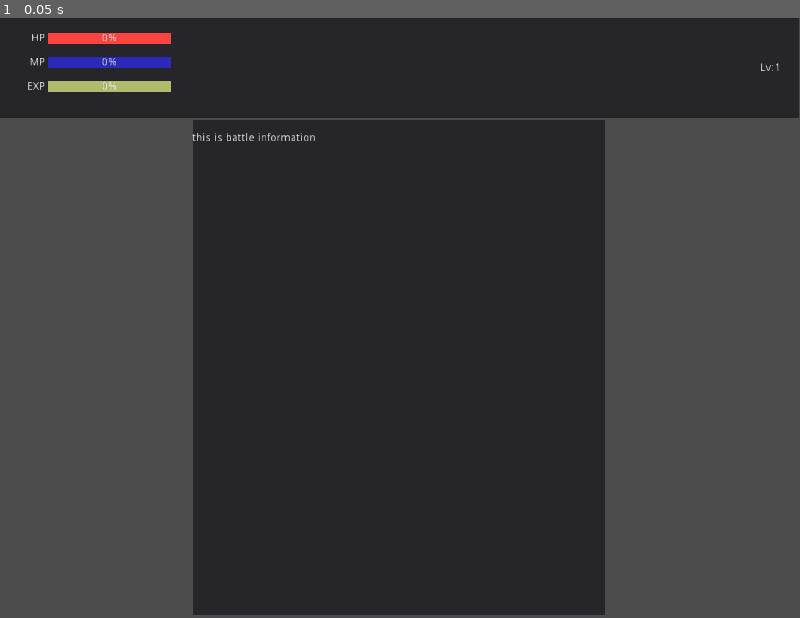
Above: before the commit, frame 1.
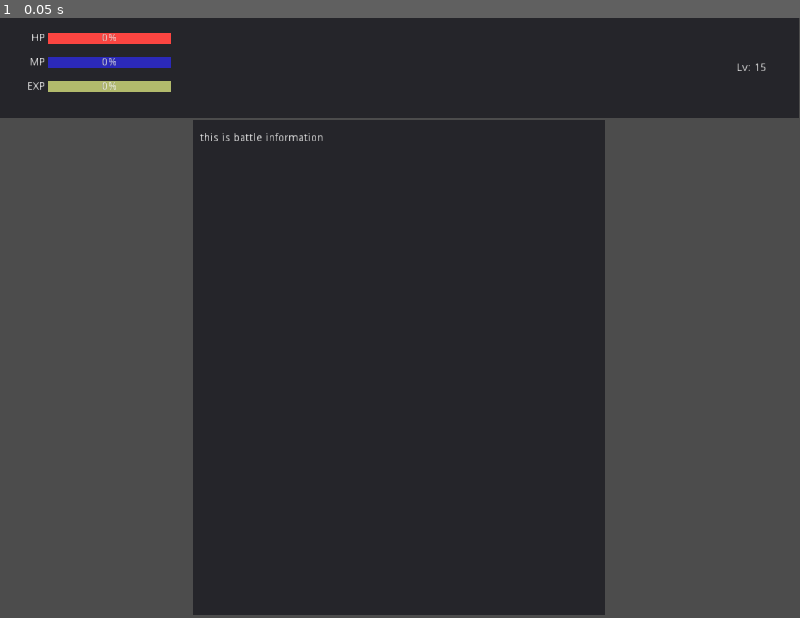
Above: after the commit, the same moment.

Repository: Eldanichu/projects
Game: Godot game, scene res://game.tscn
The game is run twice, just before and just after one commit, with the same random seed, the same clock (stepped at 60 frames per second) and the same inputs.
Inputs:
- Up to frame 1 (0.05 s): no input

The runs differ from the first frame. In frame 1, 0.1% of the frame differs, in the area x 24-98%, y 7-21%.

Commit message:
progress

Diff:
--- a/M001/top.tscn
+++ b/M001/top.tscn
@@ -9,11 +9,15 @@
 [sub_resource type="StyleBoxFlat" id=3]
 bg_color = Color( 0.168627, 0.160784, 0.729412, 1 )
 
-[sub_resource type="StyleBoxFlat" id=4]
-bg_color = Color( 0.0666667, 0.596078, 0.984314, 1 )
-
 [sub_resource type="StyleBoxFlat" id=5]
 bg_color = Color( 0.890196, 0.929412, 0.513726, 0.741176 )
+
+[sub_resource type="StyleBoxFlat" id=6]
+bg_color = Color( 0.6, 0.6, 0.6, 0 )
+border_color = Color( 0.8, 0.8, 0.8, 0 )
+
+[sub_resource type="StyleBoxFlat" id=7]
+bg_color = Color( 0.6, 0.6, 0.6, 0 )
 
 [node name="top" type="Panel"]
 anchor_right = 1.0
@@ -42,7 +46,7 @@
 margin_bottom = 27.0
 size_flags_vertical = 7
 
-[node name="Label" type="Label" parent="v/HBoxContainer"]
+[node name="l_hp" type="Label" parent="v/HBoxContainer"]
 margin_right = 39.0
 margin_bottom = 27.0
 grow_horizontal = 0
@@ -52,7 +56,7 @@
 text = "HP"
 align = 2
 
-[node name="ProgressBar" type="ProgressBar" parent="v/HBoxContainer"]
+[node name="p_hp" type="ProgressBar" parent="v/HBoxContainer"]
 margin_left = 43.0
 margin_right = 200.0
 margin_bottom = 14.0
@@ -60,7 +64,7 @@
 size_flags_stretch_ratio = 2.75
 custom_styles/bg = SubResource( 1 )
 
-[node name="overlay" type="ProgressBar" parent="v/HBoxContainer/ProgressBar"]
+[node name="p_hp_ov" type="ProgressBar" parent="v/HBoxContainer/p_hp"]
 visible = false
 margin_right = 157.0
 margin_bottom = 14.0
@@ -78,7 +82,7 @@
 margin_bottom = 58.0
 size_flags_vertical = 3
 
-[node name="Label" type="Label" parent="v/HBoxContainer2"]
+[node name="l_mp" type="Label" parent="v/HBoxContainer2"]
 margin_right = 39.0
 margin_bottom = 27.0
 grow_horizontal = 0
@@ -88,24 +92,13 @@
 text = "MP"
 align = 2
 
-[node name="ProgressBar3" type="ProgressBar" parent="v/HBoxContainer2"]
+[node name="p_mp" type="ProgressBar" parent="v/HBoxContainer2"]
 margin_left = 43.0
 margin_right = 200.0
 margin_bottom = 14.0
 size_flags_horizontal = 3
 size_flags_stretch_ratio = 2.75
 custom_styles/bg = SubResource( 3 )
-__meta__ = {
-"_editor_description_": ""
-}
-
-[node name="overlay2" type="ProgressBar" parent="v/HBoxContainer2/ProgressBar3"]
-visible = false
-margin_right = 157.0
-margin_bottom = 14.0
-size_flags_horizontal = 3
-size_flags_stretch_ratio = 2.75
-custom_styles/bg = SubResource( 4 )
 __meta__ = {
 "_edit_use_anchors_": false,
 "_editor_description_": ""
@@ -117,7 +110,7 @@
 margin_bottom = 90.0
 size_flags_vertical = 7
 
-[node name="Label" type="Label" parent="v/HBoxContainer3"]
+[node name="l_exp" type="Label" parent="v/HBoxContainer3"]
 margin_right = 39.0
 margin_bottom = 28.0
 grow_horizontal = 0
@@ -127,7 +120,7 @@
 text = "EXP"
 align = 2
 
-[node name="ProgressBar2" type="ProgressBar" parent="v/HBoxContainer3"]
+[node name="p_exp" type="ProgressBar" parent="v/HBoxContainer3"]
 margin_left = 43.0
 margin_right = 200.0
 margin_bottom = 14.0
@@ -139,18 +132,46 @@
 "_editor_description_": ""
 }
 
-[node name="Label" type="Label" parent="."]
+[node name="HBoxContainer" type="HBoxContainer" parent="."]
 anchor_left = 1.0
 anchor_top = 0.5
 anchor_right = 1.0
 anchor_bottom = 0.5
-margin_left = -144.0
-margin_top = -25.0
-margin_right = -23.9999
-margin_bottom = 25.0
-text = "Lv:1"
+margin_left = -80.0
+margin_top = -20.0
+margin_bottom = 20.0
+__meta__ = {
+"_edit_use_anchors_": false
+}
+
+[node name="Label" type="Label" parent="HBoxContainer"]
+margin_top = 13.0
+margin_right = 18.0
+margin_bottom = 27.0
+text = "Lv:"
 align = 2
 valign = 1
 __meta__ = {
 "_edit_use_anchors_": false
 }
+
+[node name="LineEdit" type="LineEdit" parent="HBoxContainer"]
+margin_left = 22.0
+margin_right = 80.0
+margin_bottom = 40.0
+focus_mode = 0
+mouse_filter = 2
+mouse_default_cursor_shape = 0
+custom_styles/read_only = SubResource( 6 )
+custom_styles/focus = SubResource( 7 )
+custom_colors/font_color_uneditable = Color( 1, 1, 1, 1 )
+text = "15"
+align = 3
+max_length = 5
+editable = false
+context_menu_enabled = false
+shortcut_keys_enabled = false
+selecting_enabled = false
+__meta__ = {
+"_edit_use_anchors_": false
+}
--- /dev/null
+++ b/M001/ui.gd
@@ -0,0 +1,19 @@
+extends Control
+
+onready var p_hp = $top/v/HBoxContainer/p_hp
+onready var l_hp = $top/v/HBoxContainer/l_hp
+
+onready var p_mp = $top/v/HBoxContainer/p_mp
+onready var l_mp = $top/v/HBoxContainer/l_mp
+
+onready var p_exp = $top/v/HBoxContainer/p_exp
+onready var l_exp = $top/v/HBoxContainer/l_exp
+
+func _ready():
+	_bind_events()
+
+func on_hp_changed(v):
+	print(v)
+
+func _bind_events():
+	p_hp.connect("value_changed",self,'on_hp_changed',[p_hp.value, p_hp.max_value])
--- a/M001/ui.tscn
+++ b/M001/ui.tscn
@@ -1,12 +1,14 @@
-[gd_scene load_steps=2 format=2]
+[gd_scene load_steps=3 format=2]
 
 [ext_resource path="res://top.tscn" type="PackedScene" id=1]
+[ext_resource path="res://ui.gd" type="Script" id=2]
 
 [node name="ui" type="Control"]
 anchor_right = 1.0
 anchor_bottom = 1.0
 margin_left = -1.0
 margin_right = -1.0
+script = ExtResource( 2 )
 __meta__ = {
 "_edit_lock_": true,
 "_edit_use_anchors_": false
@@ -30,9 +32,9 @@
 [node name="rtl" type="RichTextLabel" parent="center"]
 anchor_left = 0.5
 anchor_right = 0.5
-margin_left = -265.0
+margin_left = -255.0
 margin_top = 17.0
-margin_right = 263.0
+margin_right = 253.0
 margin_bottom = 313.0
 text = "this is battle information"
 scroll_following = true
Not shown: 1 places in M001/top.tscn that only renumber resources
